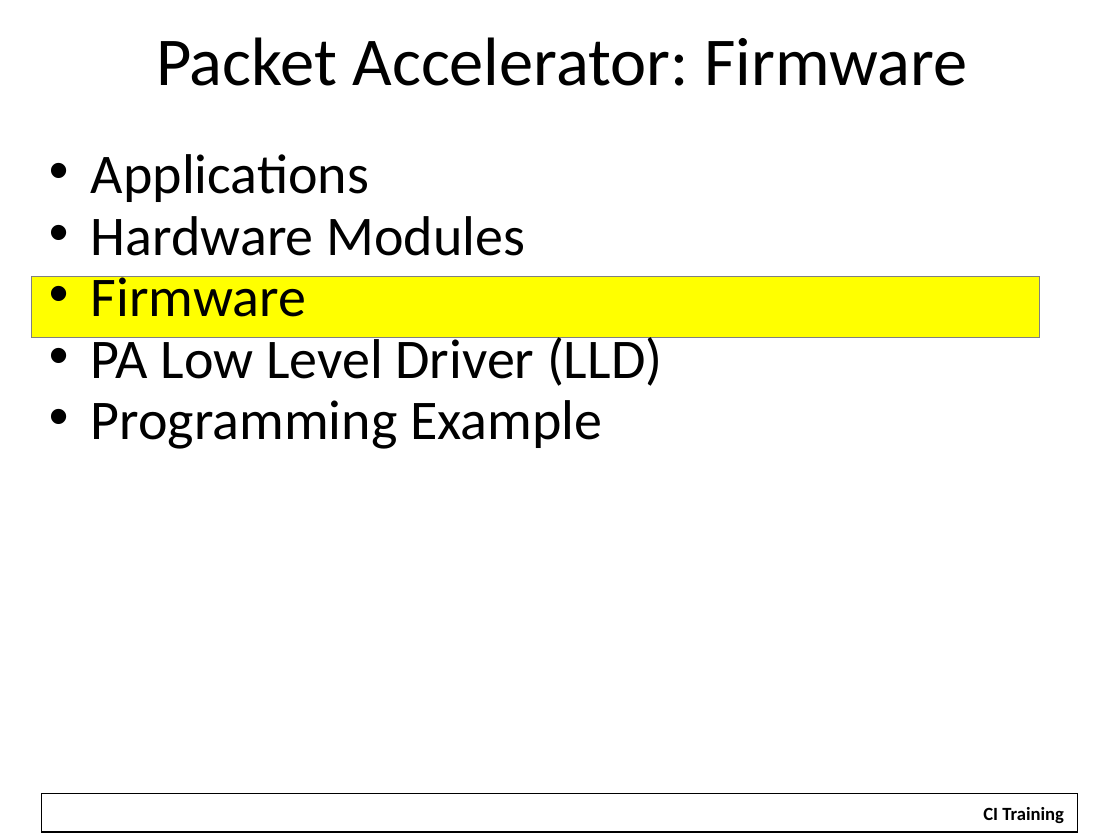
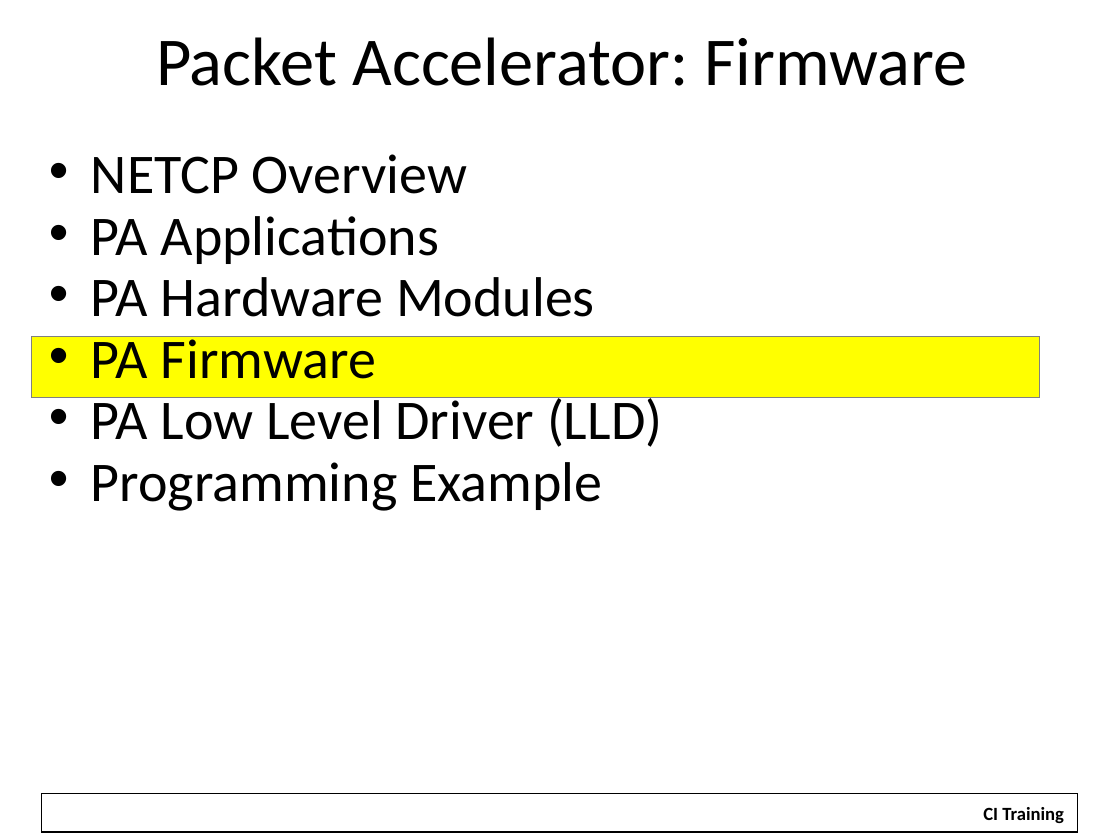
Before and after one commit to hari1989/keystone-workshop, a slide deck: slide 11 of slides/KeyStone NETCP PA.pptx (slide 9 before the commit). Drawn at 1120x840 pixels with LibreOffice and Linux fonts; fonts in the diff are those of the drawing; background and template pictures are left out. Boxes give left, top, right and bottom in pixels: in the first picture for what was removed or moved away, otherwise in the second. Text is boxed around its words. In the diff, an @@ line names an element or a change of style, - is before the commit and + after.

```diff
--- a/slides/KeyStone NETCP PA.pptx
+++ b/slides/KeyStone NETCP PA.pptx
@@ text at (91,154,595,379): text changed @@
-• Applications
-• Hardware Modules
-• Firmware
+• NETCP Overview
+• PA Applications
+• PA Hardware Modules
+• PA Firmware
@@ rectangle: place and size @@
-rectangle at (31,277,1039,338)
+rectangle at (31,336,1039,398)
```
Also in this commit, not shown: 11 other slides changed, 3 slides added, 2 slides removed.
